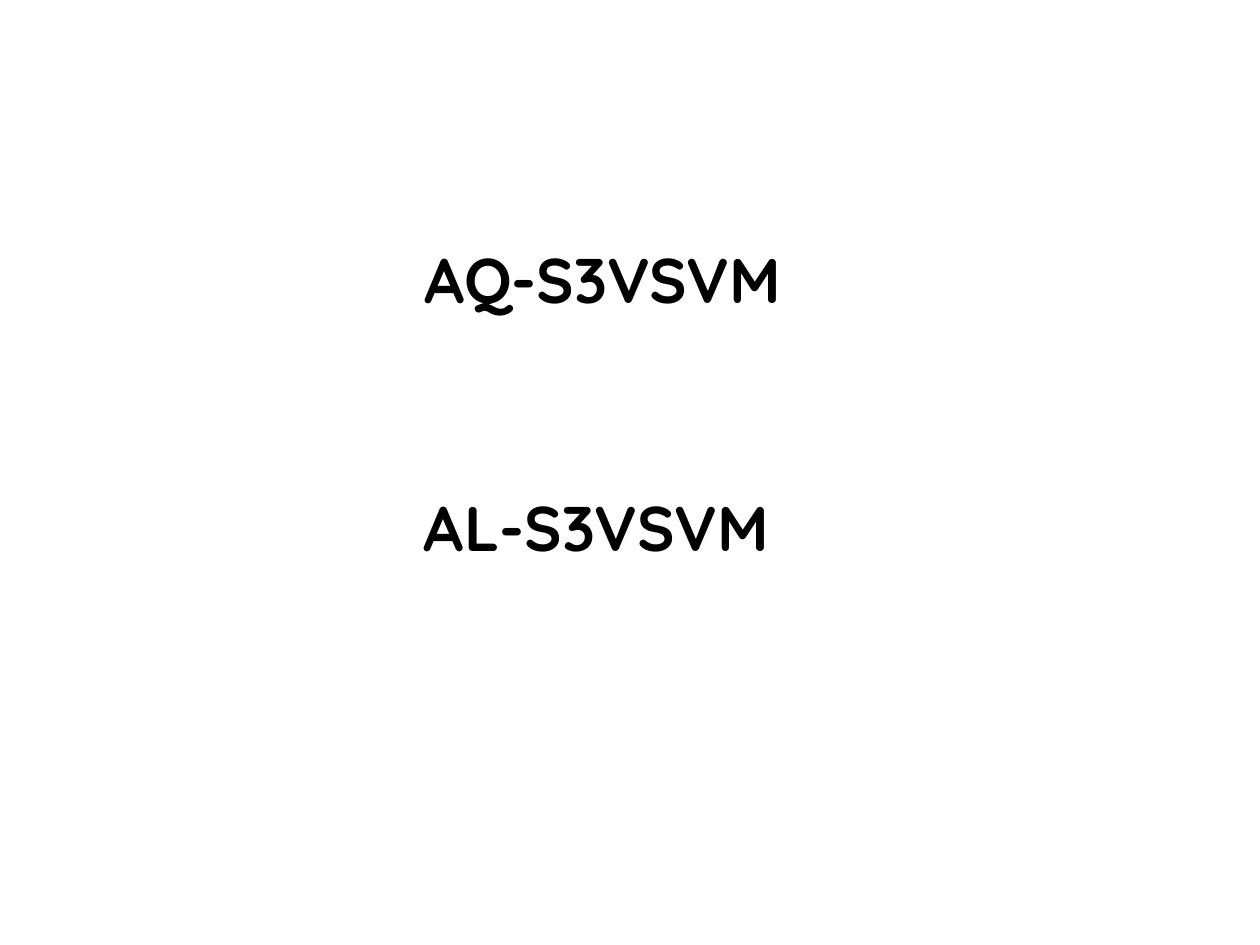
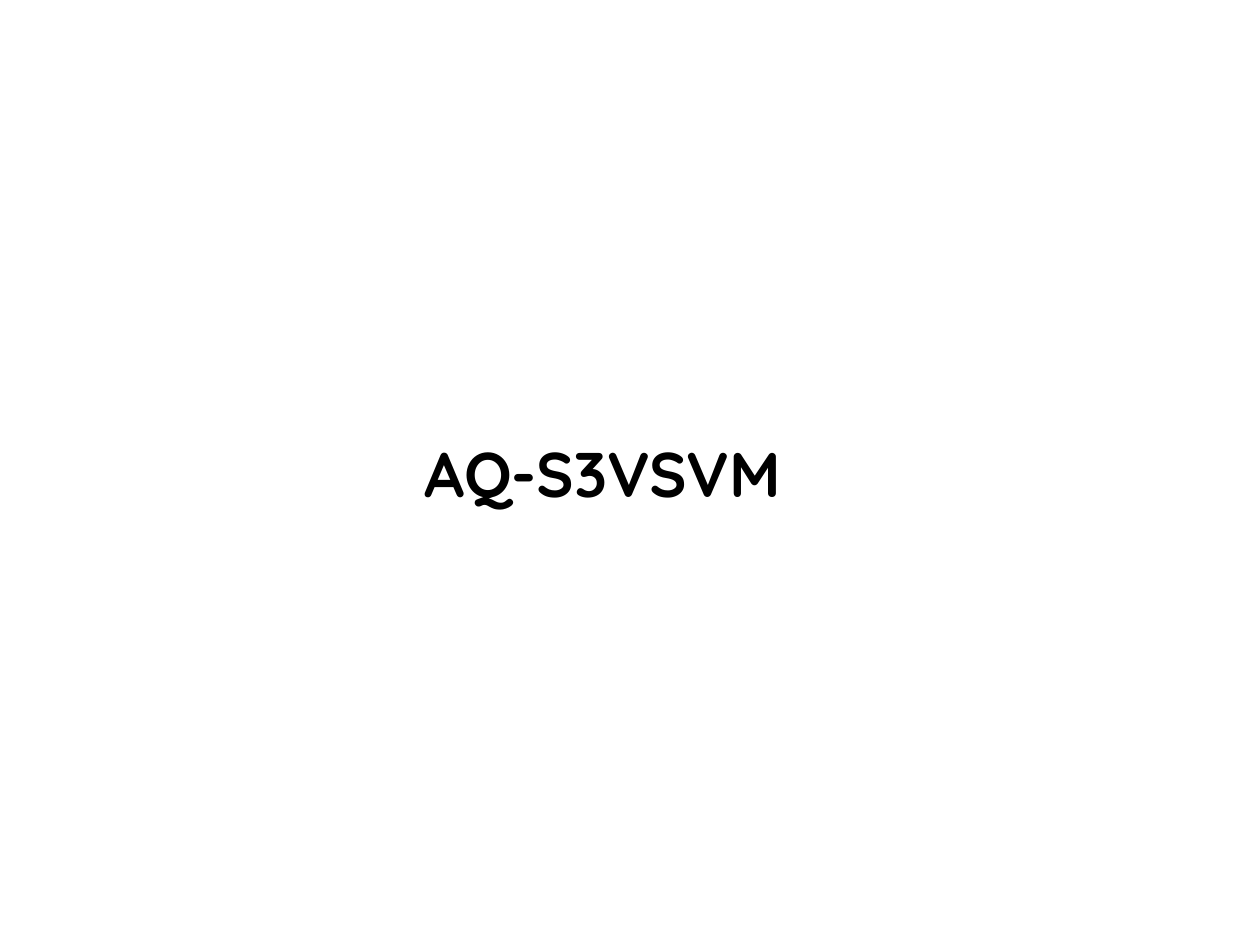
Before and after one commit to carls31/active-learning-virtual-SVM, a slide deck: slide 11 of images/flowchart/block_scheme.pptx. Drawn at 1260x945 pixels with LibreOffice and Linux fonts; fonts in the diff are those of the drawing. Boxes give left, top, right and bottom in pixels: in the first picture for what was removed or moved away, otherwise in the second. Text is boxed around its words. In the diff, an @@ line names an element or a change of style, - is before the commit and + after.

Commit message:
update AQ-S3VSVM

```diff
--- a/images/flowchart/block_scheme.pptx
+++ b/images/flowchart/block_scheme.pptx
@@ text "AQ-S3VSVM": place and size @@
-text "AQ-S3VSVM" at (424, 258, 781, 316)
+text "AQ-S3VSVM" at (424, 452, 781, 510)
@@ text removed at (424, 506, 769, 552) @@
-AL-S3VSVM
```
Also in this commit, not shown: 1 other slide changed, 1 slide added, 2 slides removed, 1 other file.
